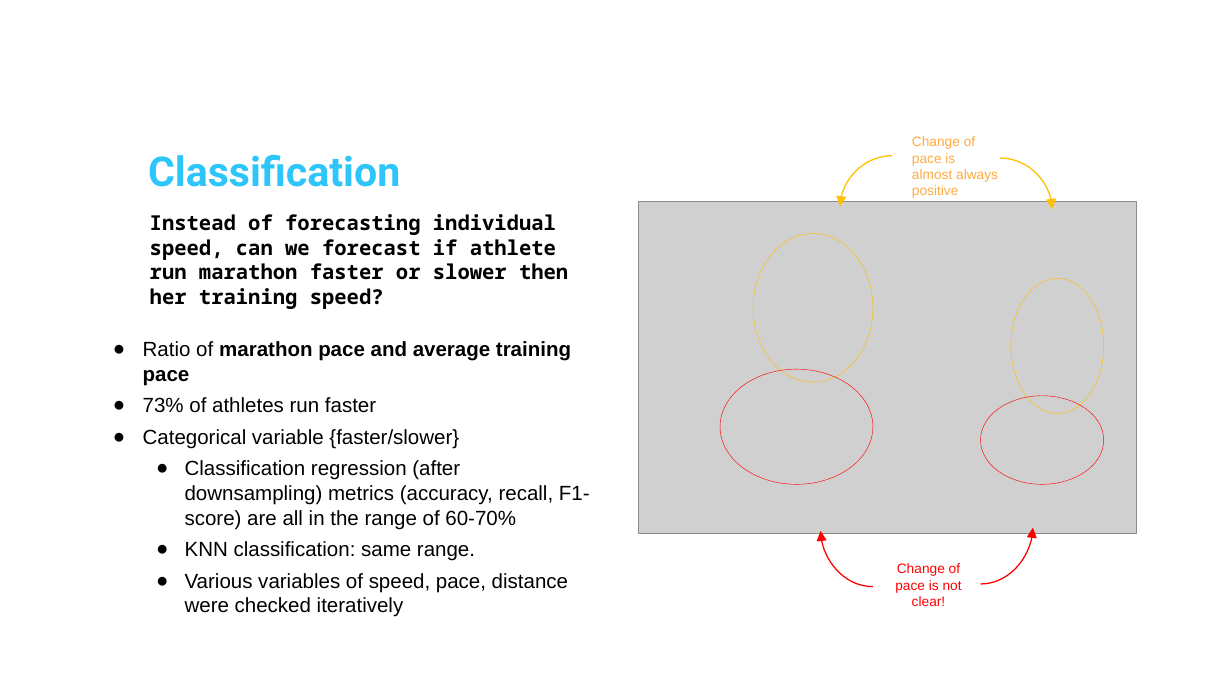
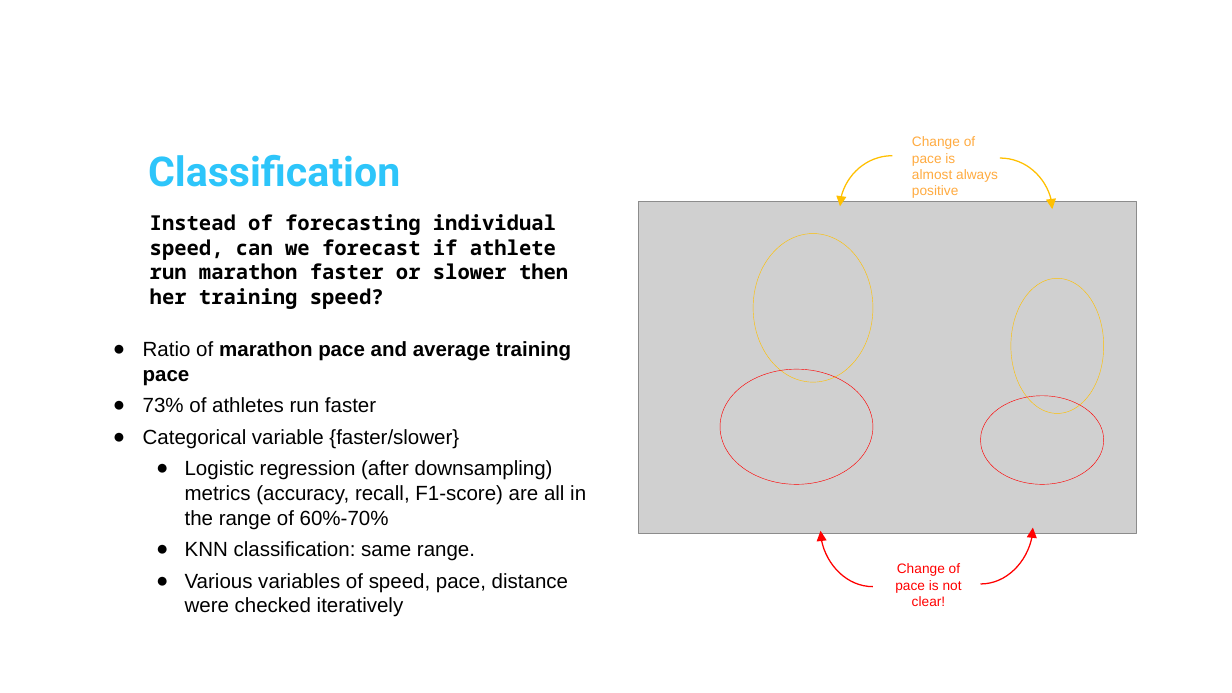
Before and after one commit to dmitry-an-git/ironhack_project_1, a slide deck: slide 10 of project_marathon.pptx. Drawn at 1232x693 pixels with LibreOffice and Linux fonts; fonts in the diff are those of the drawing; grey boxes stand for pictures; background and template pictures are left out. Boxes give left, top, right and bottom in pixels: in the first picture for what was removed or moved away, otherwise in the second. Text is boxed around its words. In the diff, an @@ line names an element or a change of style, - is before the commit and + after.

```diff
--- a/project_marathon.pptx
+++ b/project_marathon.pptx
@@ text at [185,460,586,530]: text changed @@
-      ● Classification regression (after downsampling) metrics (accuracy, recall, F1-score) are all in the range of 60-70%
+      ● Logistic regression (after downsampling) metrics (accuracy, recall, F1-score) are all in the range of 60%-70%
```
Also in this commit, not shown: 10 other slides changed.
